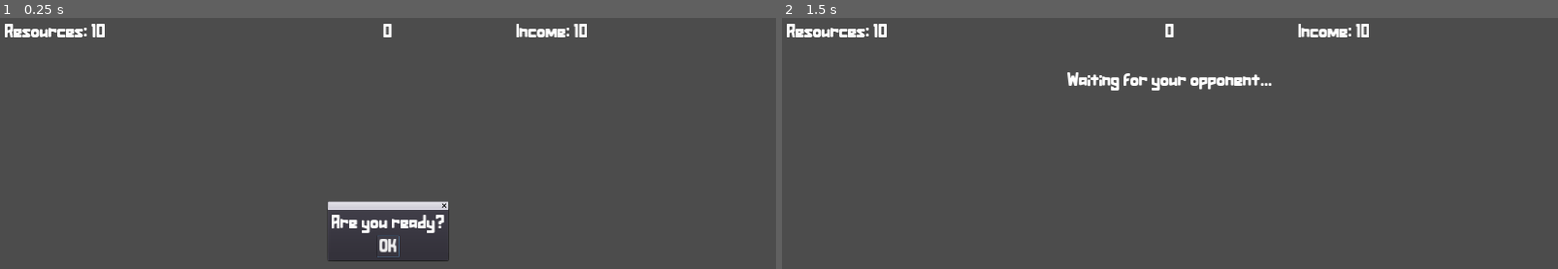
Above: before the commit, frames 1-2 (left to right).
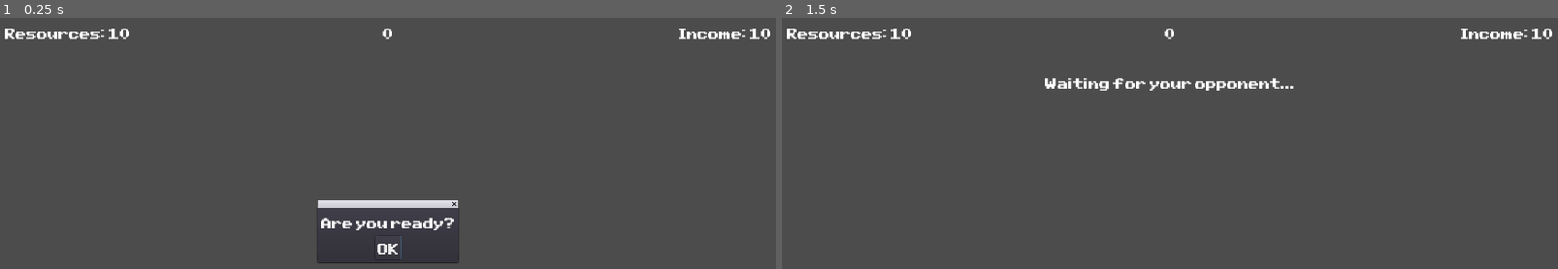
Above: after the commit, the same moments.

Repository: tducasse/poc-turn-based
Game: Godot game, scene res://Scenes/Game/Game.tscn
The game is run twice, just before and just after one commit, with the same random seed, the same clock (stepped at 60 frames per second) and the same inputs. This scene is started directly instead of the project's main scene.
Inputs:
- Up to frame 1 (0.25 s): no input
- Up to frame 2 (1.5 s): click "OK" at 0.5 s; tap Enter at 1.25 s

The runs differ from the first frame. In frame 1, 2.5% of the frame differs, in the area x 0-100%, y 2-98%; in frame 2, 2.3%.

Commit message:
Replace font + fix styles

Diff:
--- a/Fonts/Assurant-Standard.tres
+++ b/Fonts/PixelSansSerif.tres
@@ -1,8 +1,8 @@
 [gd_resource type="DynamicFont" load_steps=2 format=2]
 
-[ext_resource path="res://Fonts/Assurant-Standard.otf" type="DynamicFontData" id=1]
+[ext_resource path="res://Fonts/PixelSansSerif.ttf" type="DynamicFontData" id=1]
 
 [resource]
-size = 48
+size = 32
 use_filter = true
 font_data = ExtResource( 1 )
--- a/Scenes/Chat/Chat.tscn
+++ b/Scenes/Chat/Chat.tscn
@@ -1,6 +1,6 @@
 [gd_scene load_steps=3 format=2]
 
-[ext_resource path="res://Fonts/Assurant-Standard.tres" type="DynamicFont" id=1]
+[ext_resource path="res://Fonts/PixelSansSerif.tres" type="DynamicFont" id=1]
 [ext_resource path="res://Scenes/Chat/Chat.gd" type="Script" id=2]
 
 [node name="Chat" type="VBoxContainer"]
@@ -14,20 +14,21 @@
 
 [node name="Label" type="Label" parent="."]
 margin_right = 942.0
-margin_bottom = 49.0
+margin_bottom = 52.0
 custom_fonts/font = ExtResource( 1 )
 text = "Chat"
 
 [node name="Messages" type="TextEdit" parent="."]
-margin_top = 53.0
+margin_top = 56.0
 margin_right = 942.0
-margin_bottom = 993.0
+margin_bottom = 990.0
 size_flags_vertical = 3
 custom_fonts/font = ExtResource( 1 )
 readonly = true
+wrap_enabled = true
 
 [node name="Input" type="LineEdit" parent="."]
-margin_top = 997.0
+margin_top = 994.0
 margin_right = 942.0
 margin_bottom = 1056.0
 custom_fonts/font = ExtResource( 1 )
--- a/Scenes/Game/Game.tscn
+++ b/Scenes/Game/Game.tscn
@@ -1,6 +1,6 @@
 [gd_scene load_steps=6 format=2]
 
-[ext_resource path="res://Fonts/Assurant-Standard.tres" type="DynamicFont" id=1]
+[ext_resource path="res://Fonts/PixelSansSerif.tres" type="DynamicFont" id=1]
 [ext_resource path="res://Scenes/Game/Shop/Shop.tscn" type="PackedScene" id=2]
 [ext_resource path="res://Scenes/Game/Game.gd" type="Script" id=3]
 [ext_resource path="res://Scenes/Game/NextRoundPopup.gd" type="Script" id=4]
@@ -27,11 +27,11 @@
 
 [node name="TopLine" type="HBoxContainer" parent="VBoxContainer"]
 margin_right = 1896.0
-margin_bottom = 49.0
+margin_bottom = 52.0
 
 [node name="Resources" type="Label" parent="VBoxContainer/TopLine"]
 margin_right = 629.0
-margin_bottom = 49.0
+margin_bottom = 52.0
 size_flags_horizontal = 3
 custom_fonts/font = ExtResource( 1 )
 text = "Resources: 10"
@@ -39,7 +39,7 @@
 [node name="Timer" type="Label" parent="VBoxContainer/TopLine"]
 margin_left = 633.0
 margin_right = 1262.0
-margin_bottom = 49.0
+margin_bottom = 52.0
 size_flags_horizontal = 3
 custom_fonts/font = ExtResource( 1 )
 align = 1
@@ -47,46 +47,49 @@
 [node name="Income" type="Label" parent="VBoxContainer/TopLine"]
 margin_left = 1266.0
 margin_right = 1896.0
-margin_bottom = 49.0
+margin_bottom = 52.0
 size_flags_horizontal = 3
 custom_fonts/font = ExtResource( 1 )
 text = "Income: 10"
+align = 2
 
 [node name="Spacer" type="Control" parent="VBoxContainer"]
-margin_top = 53.0
+margin_top = 56.0
 margin_right = 1896.0
-margin_bottom = 83.0
+margin_bottom = 86.0
 rect_min_size = Vector2( 0, 30 )
 
 [node name="Shop" parent="VBoxContainer" instance=ExtResource( 2 )]
+margin_top = 90.0
+margin_bottom = 960.0
 
 [node name="Spacer2" type="Control" parent="VBoxContainer"]
-margin_top = 967.0
+margin_top = 964.0
 margin_right = 1896.0
-margin_bottom = 997.0
+margin_bottom = 994.0
 rect_min_size = Vector2( 0, 30 )
 
-[node name="Footer" type="HSplitContainer" parent="VBoxContainer"]
-margin_top = 1001.0
+[node name="Footer" type="HBoxContainer" parent="VBoxContainer"]
+margin_top = 998.0
 margin_right = 1896.0
 margin_bottom = 1056.0
 
 [node name="Done" type="Button" parent="VBoxContainer/Footer"]
-margin_right = 158.0
-margin_bottom = 55.0
+margin_right = 184.0
+margin_bottom = 58.0
 custom_fonts/font = ExtResource( 1 )
 text = "I'm done"
 
 [node name="Pusher" type="Control" parent="VBoxContainer/Footer"]
-margin_left = 170.0
-margin_right = 1896.0
-margin_bottom = 55.0
+margin_left = 188.0
+margin_right = 1745.0
+margin_bottom = 58.0
 size_flags_horizontal = 3
 
 [node name="Leave" type="Button" parent="VBoxContainer/Footer"]
-margin_left = 1776.0
+margin_left = 1749.0
 margin_right = 1896.0
-margin_bottom = 55.0
+margin_bottom = 58.0
 custom_fonts/font = ExtResource( 1 )
 text = "Leave"
 
--- a/Scenes/Game/NextRoundPopup.gd
+++ b/Scenes/Game/NextRoundPopup.gd
@@ -3,6 +3,6 @@
 func _ready():
 	var label = get_label()
 	var ok = get_ok()
-	var font = load("res://Fonts/Assurant-Standard.tres")
+	var font = load("res://Fonts/PixelSansSerif.tres")
 	label.add_font_override('font', font)
 	ok.add_font_override('font', font)
--- a/Scenes/Game/ReadyPopup.gd
+++ b/Scenes/Game/ReadyPopup.gd
@@ -3,6 +3,6 @@
 func _ready():
 	var label = get_label()
 	var ok = get_ok()
-	var font = load("res://Fonts/Assurant-Standard.tres")
+	var font = load("res://Fonts/PixelSansSerif.tres")
 	label.add_font_override('font', font)
 	ok.add_font_override('font', font)
--- a/Scenes/Game/Shop/Shop.tscn
+++ b/Scenes/Game/Shop/Shop.tscn
@@ -1,7 +1,8 @@
 [gd_scene load_steps=3 format=2]
 
-[ext_resource path="res://Fonts/Assurant-Standard.tres" type="DynamicFont" id=1]
+[ext_resource path="res://Fonts/PixelSansSerif.tres" type="DynamicFont" id=1]
 [ext_resource path="res://Scenes/Game/Shop/Shop.gd" type="Script" id=2]
+
 
 [node name="Shop" type="TabContainer"]
 margin_top = 87.0
--- a/Scenes/Game/Shop/ShopItem.tscn
+++ b/Scenes/Game/Shop/ShopItem.tscn
@@ -1,7 +1,8 @@
 [gd_scene load_steps=3 format=2]
 
 [ext_resource path="res://Scenes/Game/Shop/ShopItem.gd" type="Script" id=1]
-[ext_resource path="res://Fonts/Assurant-Standard.tres" type="DynamicFont" id=2]
+[ext_resource path="res://Fonts/PixelSansSerif.tres" type="DynamicFont" id=2]
+
 
 [node name="ShopItem" type="Button"]
 anchor_right = 1.0
--- a/Scenes/GameList/GameList.tscn
+++ b/Scenes/GameList/GameList.tscn
@@ -1,7 +1,8 @@
 [gd_scene load_steps=3 format=2]
 
-[ext_resource path="res://Fonts/Assurant-Standard.tres" type="DynamicFont" id=1]
+[ext_resource path="res://Fonts/PixelSansSerif.tres" type="DynamicFont" id=1]
 [ext_resource path="res://Scenes/GameList/GameList.gd" type="Script" id=2]
+
 
 [node name="GameList" type="VBoxContainer"]
 margin_left = 954.0
--- a/Scenes/Lobby/Lobby.tscn
+++ b/Scenes/Lobby/Lobby.tscn
@@ -3,7 +3,7 @@
 [ext_resource path="res://Scenes/Chat/Chat.tscn" type="PackedScene" id=1]
 [ext_resource path="res://Scenes/GameList/GameList.tscn" type="PackedScene" id=2]
 [ext_resource path="res://Scenes/Lobby/Lobby.gd" type="Script" id=3]
-[ext_resource path="res://Fonts/Assurant-Standard.tres" type="DynamicFont" id=4]
+[ext_resource path="res://Fonts/PixelSansSerif.tres" type="DynamicFont" id=4]
 
 [node name="Lobby" type="MarginContainer"]
 anchor_right = 1.0
@@ -23,11 +23,11 @@
 
 [node name="HBoxContainer" type="HBoxContainer" parent="VBoxContainer"]
 margin_right = 1896.0
-margin_bottom = 59.0
+margin_bottom = 62.0
 
 [node name="LineEdit" type="LineEdit" parent="VBoxContainer/HBoxContainer"]
 margin_right = 946.0
-margin_bottom = 59.0
+margin_bottom = 62.0
 size_flags_horizontal = 3
 custom_fonts/font = ExtResource( 4 )
 placeholder_text = "Choose a nickname"
@@ -35,19 +35,19 @@
 [node name="Pusher" type="Control" parent="VBoxContainer/HBoxContainer"]
 margin_left = 950.0
 margin_right = 1896.0
-margin_bottom = 59.0
+margin_bottom = 62.0
 size_flags_horizontal = 3
 
 [node name="HSplitContainer" type="HSplitContainer" parent="VBoxContainer"]
-margin_top = 63.0
+margin_top = 66.0
 margin_right = 1896.0
 margin_bottom = 1056.0
 size_flags_horizontal = 3
 size_flags_vertical = 3
 
 [node name="Chat" parent="VBoxContainer/HSplitContainer" instance=ExtResource( 1 )]
-margin_bottom = 993.0
+margin_bottom = 990.0
 
 [node name="GameList" parent="VBoxContainer/HSplitContainer" instance=ExtResource( 2 )]
-margin_bottom = 993.0
+margin_bottom = 990.0
 [connection signal="text_entered" from="VBoxContainer/HBoxContainer/LineEdit" to="." method="_on_LineEdit_text_entered"]
--- a/Scenes/Splash/SplashScreen.tscn
+++ b/Scenes/Splash/SplashScreen.tscn
@@ -1,6 +1,6 @@
 [gd_scene load_steps=3 format=2]
 
-[ext_resource path="res://Fonts/Assurant-Standard.tres" type="DynamicFont" id=1]
+[ext_resource path="res://Fonts/PixelSansSerif.tres" type="DynamicFont" id=1]
 [ext_resource path="res://Scenes/Splash/SplashScreen.gd" type="Script" id=2]
 
 [node name="SplashScreen" type="CenterContainer"]
@@ -25,10 +25,10 @@
 anchor_top = 0.5
 anchor_right = 0.5
 anchor_bottom = 0.5
-margin_left = -67.0
-margin_top = -24.5
-margin_right = 67.0
-margin_bottom = 24.5
+margin_left = -81.0
+margin_top = -26.0
+margin_right = 81.0
+margin_bottom = 26.0
 custom_fonts/font = ExtResource( 1 )
 text = "ALDEVS"
 __meta__ = {
Binary file removed: Fonts/Assurant-Standard.otf
Binary file added: Fonts/PixelSansSerif.ttf
Not shown, added: Fonts/Pixel Sans Serif Condensed.ttf:Zone.Identifier
